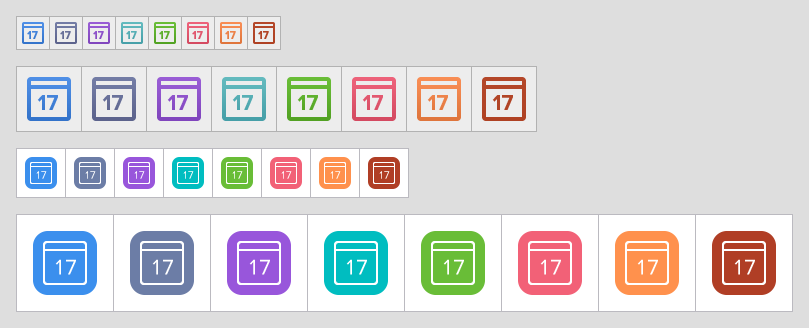
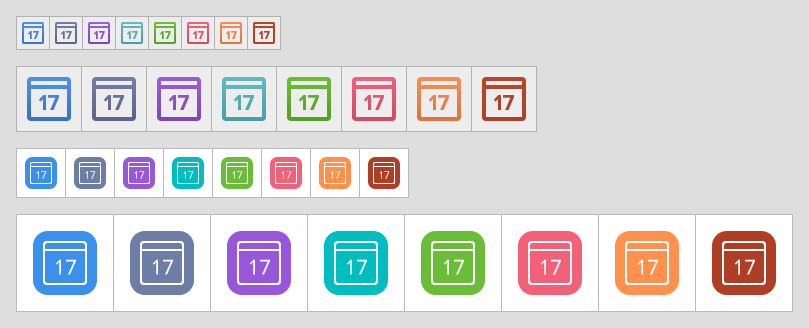
Layered file, before and after one edit (809x328). Changes by layer:
painted on "icon-blue.png" over (27, 31, 39, 39)
painted on "icon-graphite.png" over (60, 31, 72, 39)
painted on "icon-purple.png" over (93, 31, 105, 39)
painted on "icon-teal.png" over (126, 31, 138, 39)
painted on "icon-green.png" over (159, 31, 171, 39)
painted on "icon-red.png" over (192, 31, 204, 39)
painted on "icon-orange.png" over (225, 31, 237, 39)
painted on "icon-brown.png" over (258, 31, 270, 39)
painted on "icon-blue@2x.png" over (37, 95, 59, 110)
painted on "icon-graphite@2x.png" over (102, 95, 124, 110)
painted on "icon-purple@2x.png" over (167, 95, 189, 110)
painted on "icon-teal@2x.png" over (232, 95, 254, 110)
painted on "icon-green@2x.png" over (297, 95, 319, 110)
painted on "icon-red@2x.png" over (362, 95, 384, 110)
painted on "icon-orange@2x.png" over (427, 95, 449, 110)
painted on "icon-brown@2x.png" over (492, 95, 514, 110)
